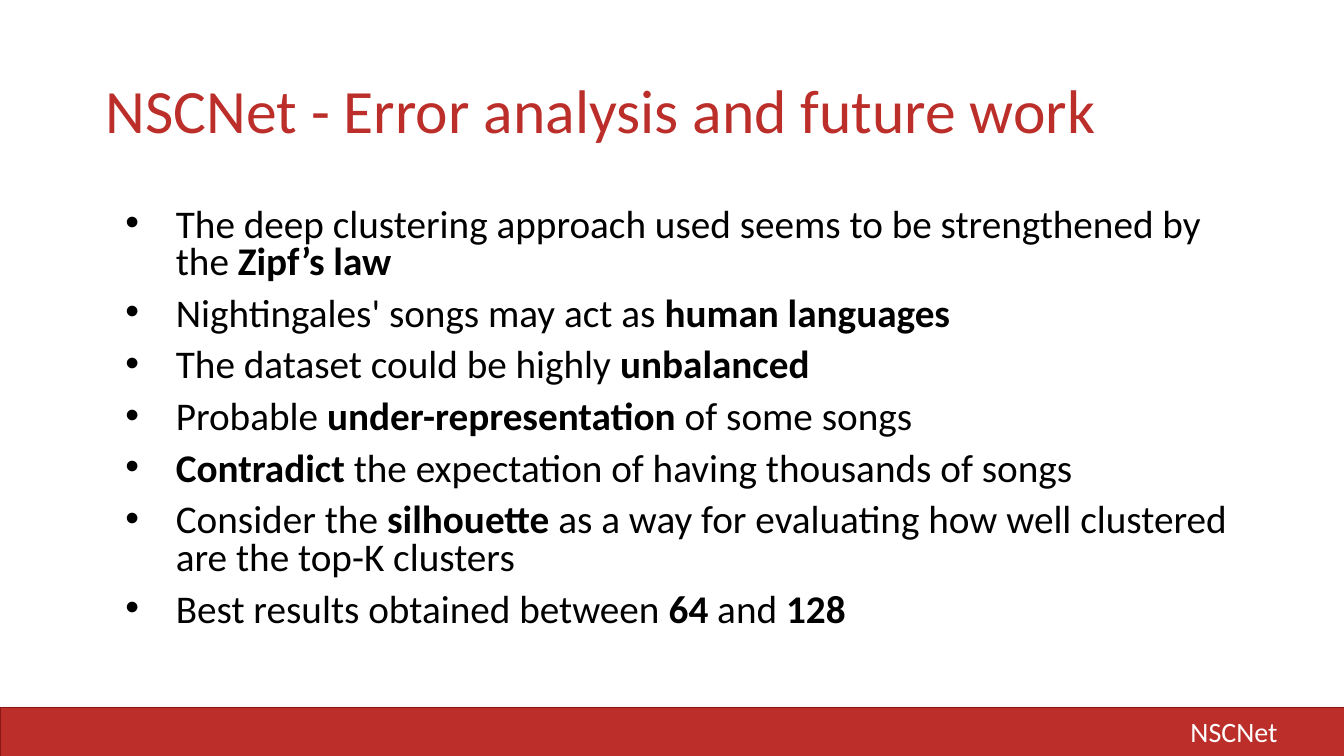
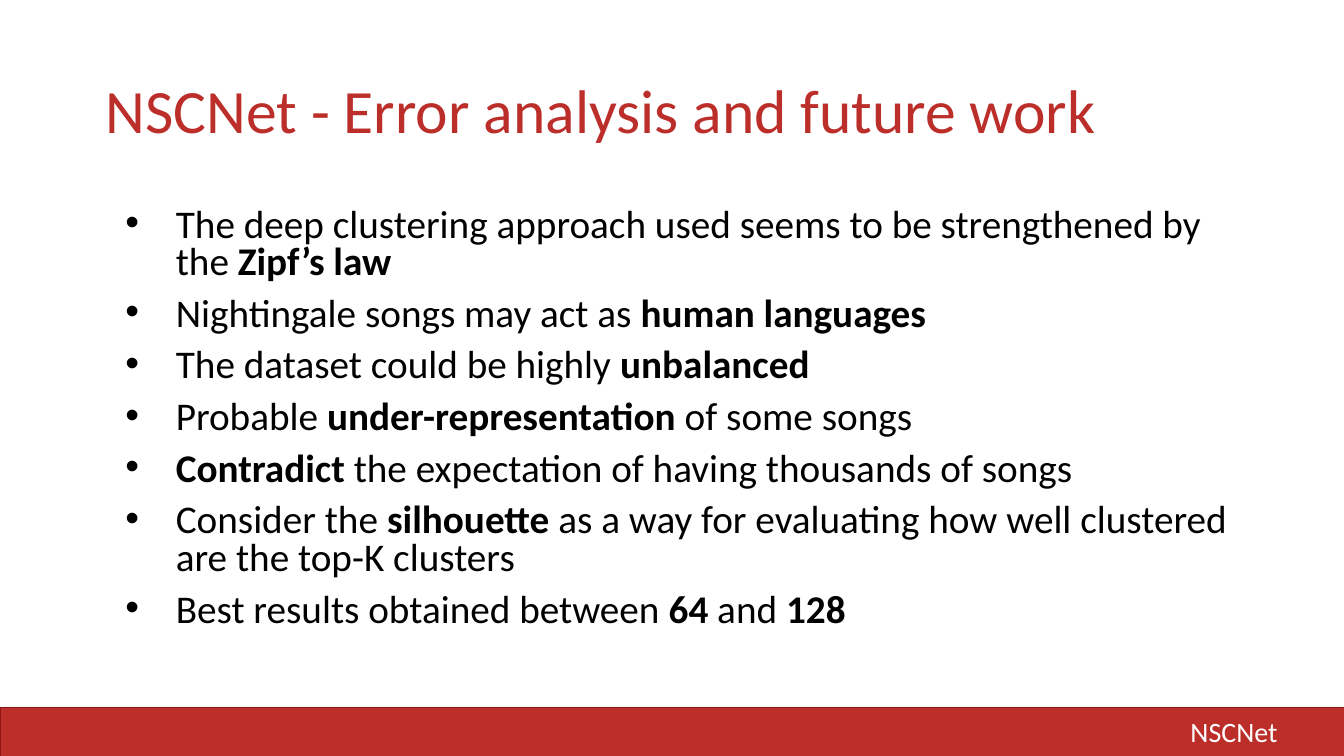
Before and after one commit to LIA-UniBo/NSCNet, a slide deck: slide 48 of docs/AII - Project Slides.pptx. Drawn at 1344x756 pixels with LibreOffice and Linux fonts; fonts in the diff are those of the drawing. Boxes give left, top, right and bottom in pixels: in the first picture for what was removed or moved away, otherwise in the second. Text is boxed around its words. In the diff, an @@ line names an element or a change of style, - is before the commit and + after.

```diff
--- a/docs/AII - Project Slides.pptx
+++ b/docs/AII - Project Slides.pptx
@@ text at box(176, 299, 926, 334): text changed @@
-• Nightingales' songs may act as human languages
+• Nightingale songs may act as human languages
```
Also in this commit, not shown: 2 other slides changed.
